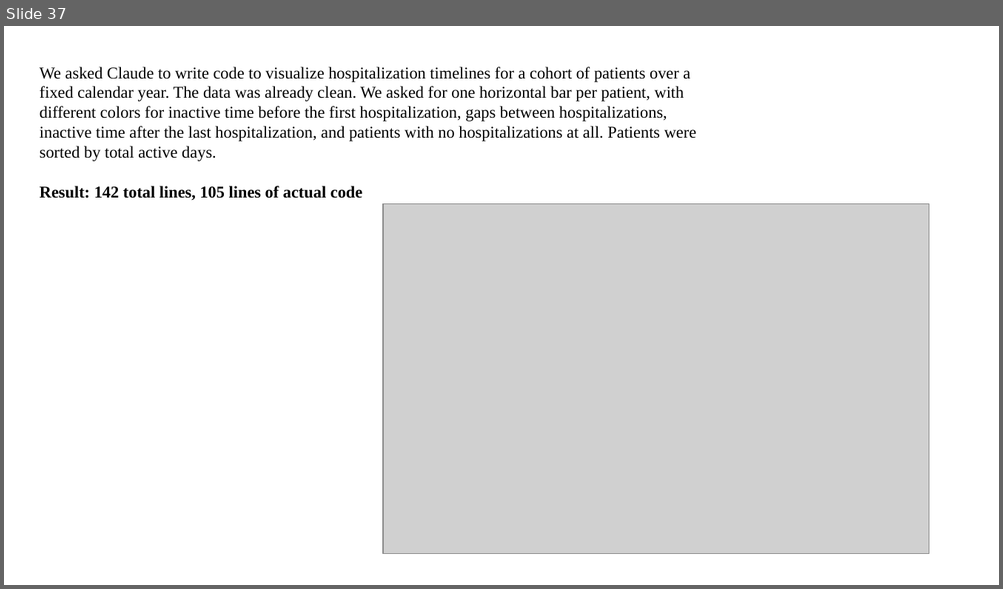
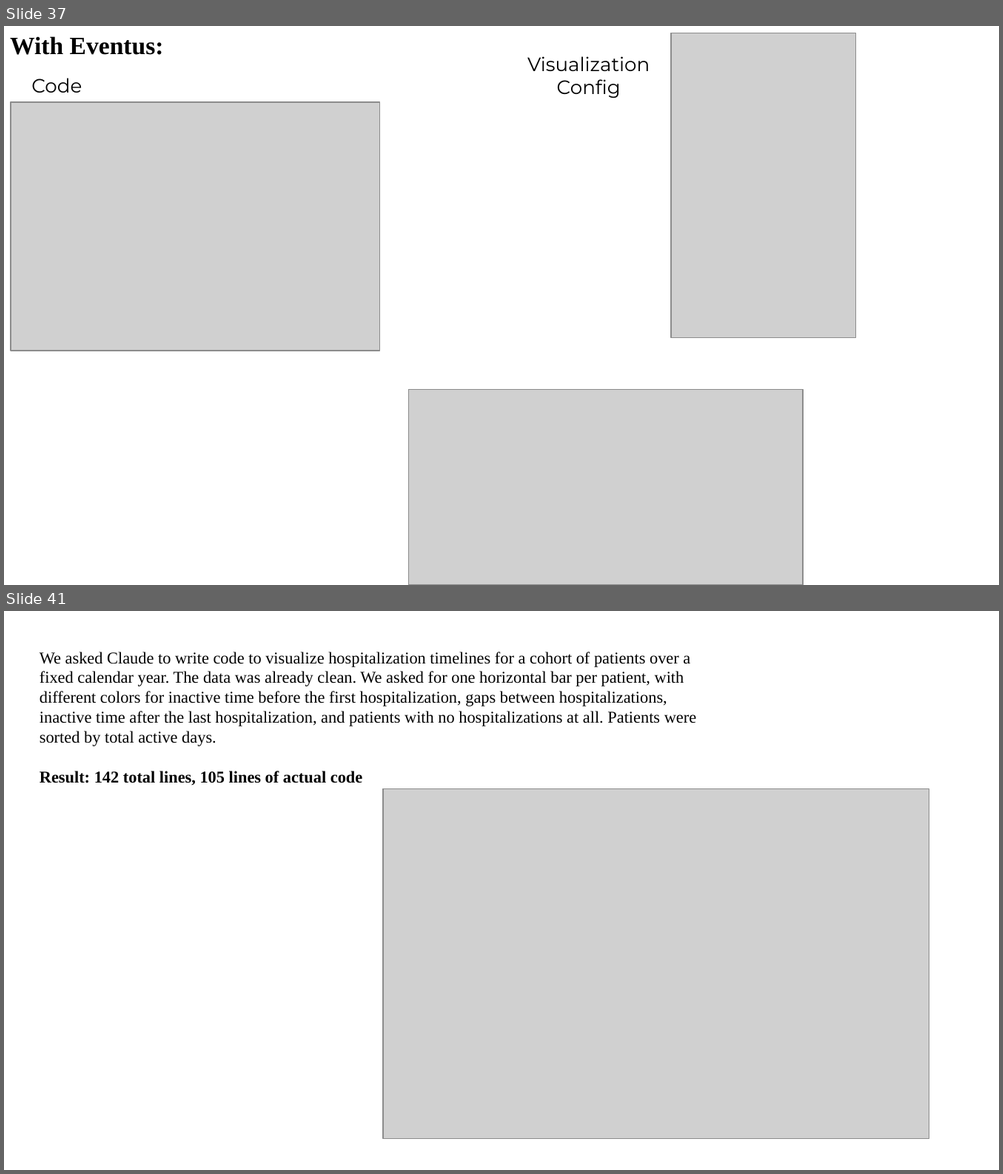
Before and after one commit to djarenas/eventus, a slide deck: docs/eventus_architecture.pptx. Shown one above the other, each under a label of ours: slide 37 before the commit, slides 37 and 41 after it; the slides between them are not shown. The pictures are 1003x589 and 1003x1174 pixels, drawn with LibreOffice and Linux fonts; fonts in the diff are those of the drawing; grey boxes stand for pictures. Boxes give left, top, right and bottom in pixels: in the first picture for what was removed or moved away, otherwise in the second. Text is boxed around its words. In the diff, an @@ line names an element or a change of style, - is before the commit and + after.

```diff
--- a/docs/eventus_architecture.pptx
+++ b/docs/eventus_architecture.pptx
@@ slide 37 added at <box>4,26,999,585</box>, background #FFFFFF @@
@@ text added at <box>10,36,164,55</box>, 18 pt, text #000000, bold @@
+With Eventus:
@@ picture added at <box>670,33,855,338</box> @@
@@ text added at <box>527,56,649,99</box>, 14 pt, text #000000 @@
+Visualization
+Config
@@ text added at <box>31,78,82,93</box>, 14 pt, text #000000 @@
+Code
@@ picture added at <box>11,102,380,351</box> @@
@@ picture added at <box>409,390,802,585</box> @@
@@ what was slide 37 is now slide 41 @@
```
Also in this commit, not shown: 1 slide changed, 7 other slides added, 9 slides removed, 11 other files.
